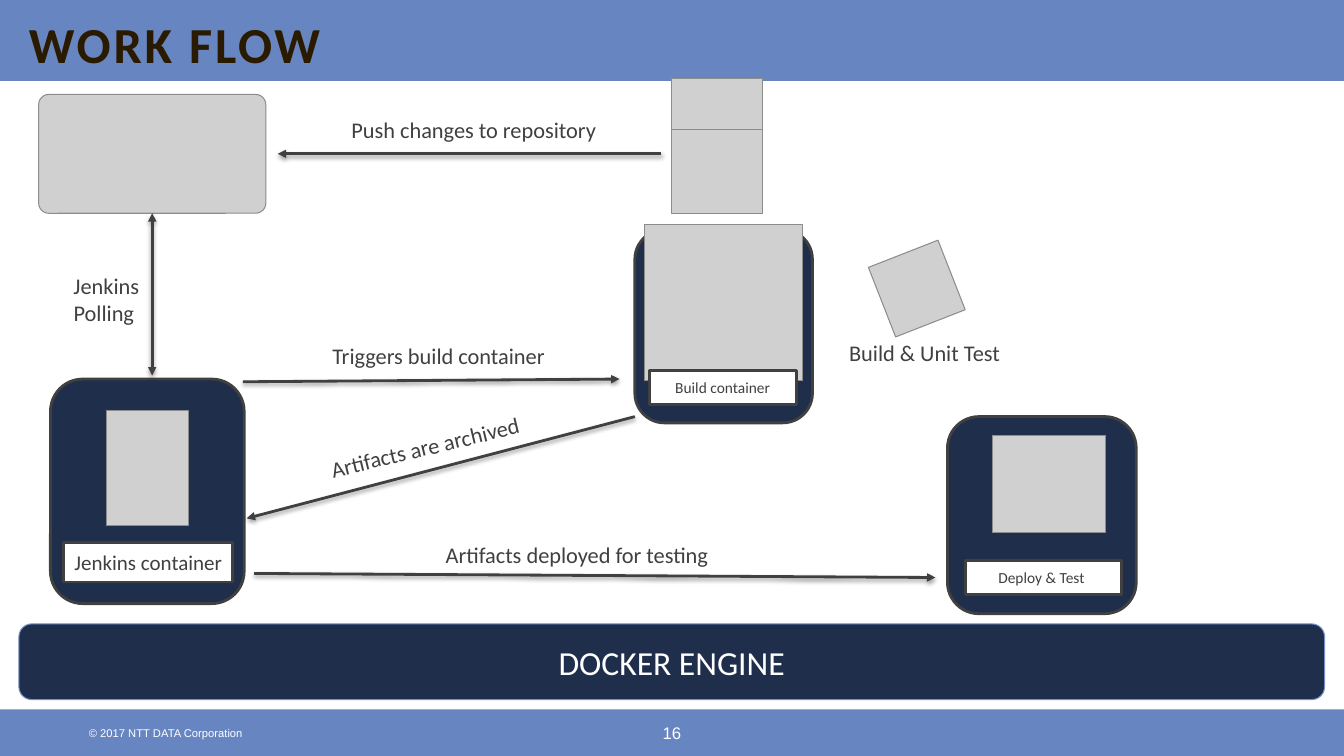
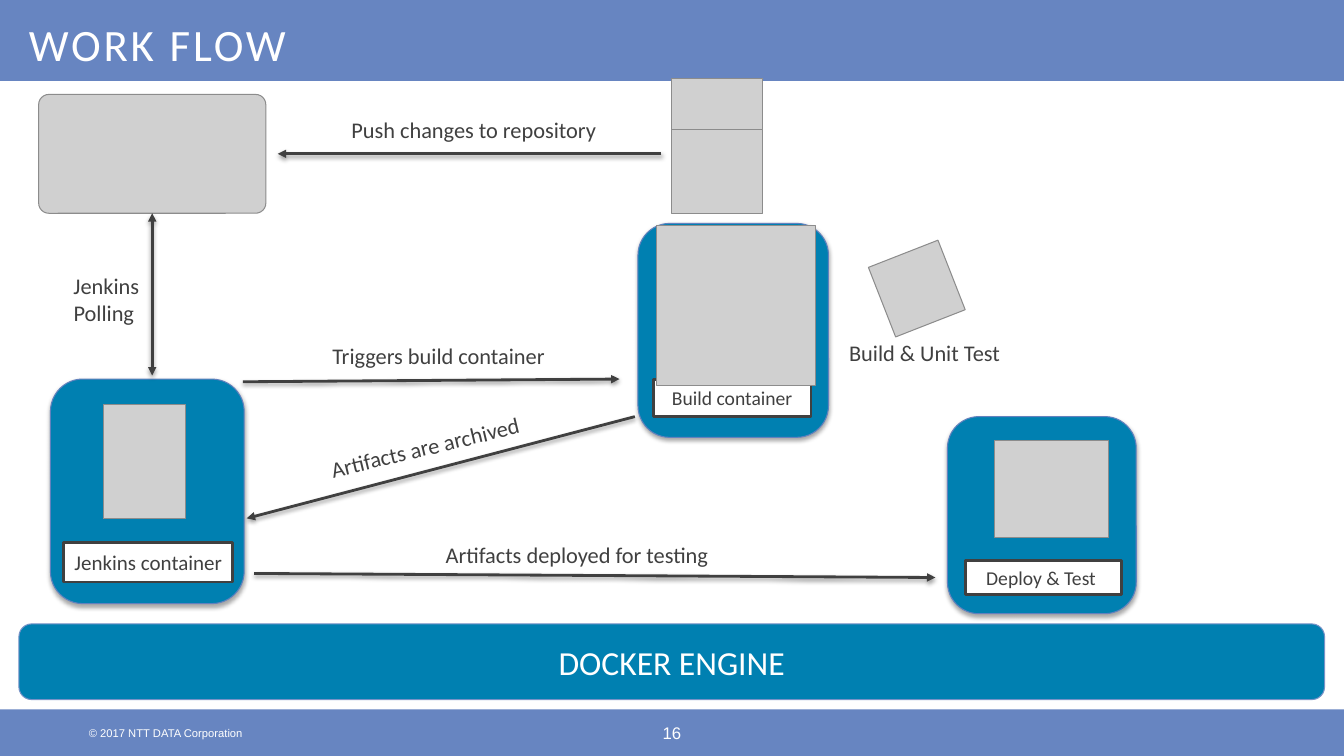
Before and after one commit to shaayaan16/segfaultshooter, a slide deck: slide 16 of Final Presentation.pptx. Drawn at 1344x756 pixels with LibreOffice and Linux fonts; fonts in the diff are those of the drawing; grey boxes stand for pictures; background and template pictures are left out. Boxes give left, top, right and bottom in pixels: in the first picture for what was removed or moved away, otherwise in the second. Text is boxed around its words. In the diff, an @@ line names an element or a change of style, - is before the commit and + after.

```diff
--- a/Final Presentation.pptx
+++ b/Final Presentation.pptx
@@ title "WORK FLOW" at [29,32,286,62]: size 36 to 32 pt, text colour #2A1A00 to #FFFFFF, bold off @@
@@ fill #1F2E4B to #0080B1; outline #404040 2 pt to #6381BF 0.75 pt; shadow on in 3 elements at [50,379,244,604], [948,416,1136,614], [638,224,829,438] @@
@@ rounded rectangle: place and size @@
-rounded rectangle at [635,230,813,423]
+rounded rectangle at [638,224,829,438]
@@ picture: place and size @@
-picture at [644,225,803,381]
+picture at [656,226,816,385]
@@ rectangle "Build container" at [653,379,811,416]: size 11 to 14 pt @@
@@ rectangle "Build container": place and size @@
-rectangle "Build container" at [649,370,797,404]
+rectangle "Build container" at [653,379,811,416]
@@ picture: place and size @@
-picture at [106,411,188,526]
+picture at [103,404,185,519]
@@ picture: place and size @@
-picture at [992,436,1106,532]
+picture at [995,441,1109,537]
@@ rectangle "Deploy & Test" at [966,561,1122,596]: size 11 to 14 pt @@
@@ rounded rectangle "DOCKER ENGINE" at [19,624,1325,700]: fill #1F2E4B to #0080B1 @@
```
Also in this commit, not shown: 9 other slides changed, 9 slides added, 6 slides removed.
